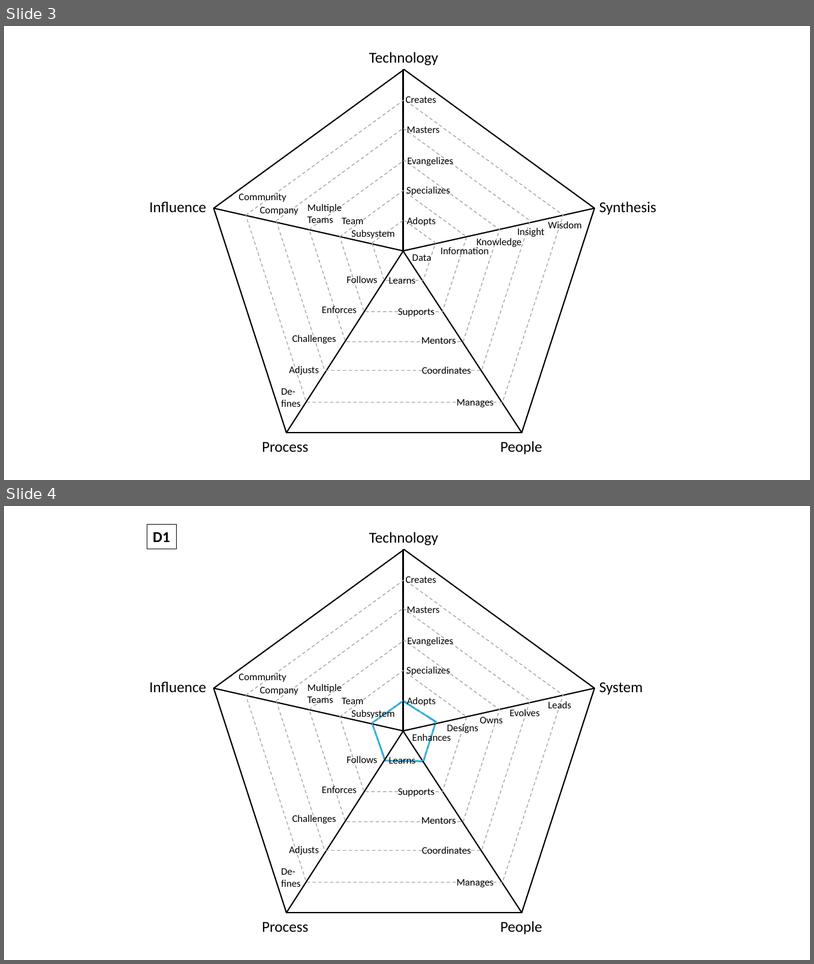
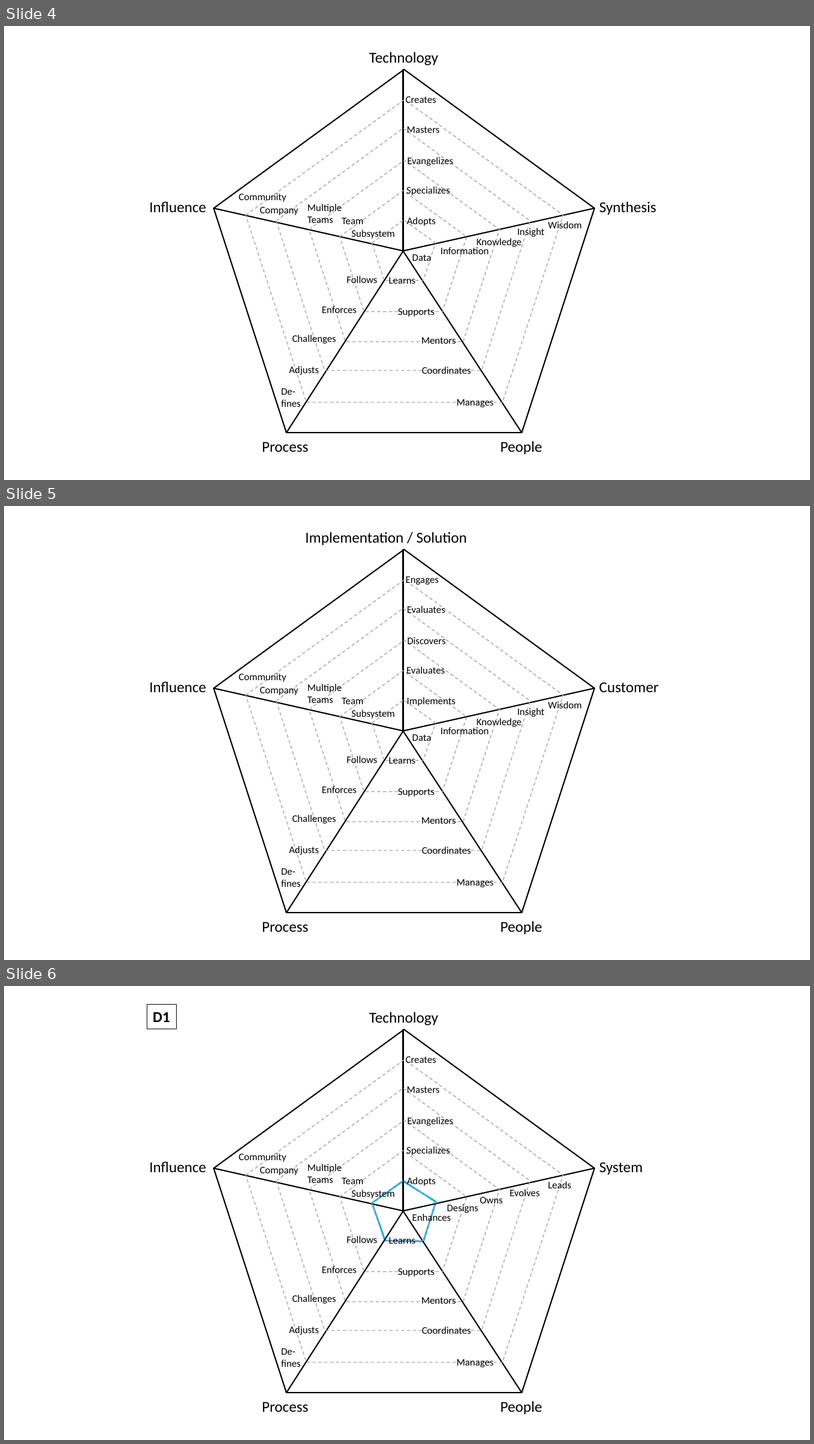
Before and after one commit to pgoodwin/engineeringladders, a slide deck: charts/charts.pptx. Shown one above the other, each under a label of ours: slides 3 and 4 before the commit, slides 4, 5 and 6 after it. The pictures are 814x964 and 814x1444 pixels, drawn with LibreOffice and Linux fonts; fonts in the diff are those of the drawing. Boxes give left, top, right and bottom in pixels: in the first picture for what was removed or moved away, otherwise in the second. Text is boxed around its words. In the diff, an @@ line names an element or a change of style, - is before the commit and + after.

```diff
--- a/charts/charts.pptx
+++ b/charts/charts.pptx
@@ slide 5 added at bbox=[4, 506, 810, 960], background #FFFFFF @@
@@ group added at bbox=[149, 532, 659, 934]: 30 texts, 6 pentagons, 5 lines @@
+Implements
+Evaluates
+Discovers
+Evaluates
+Engages
+Implementation / Solution
+Data
+Information
+Knowledge
+Insight
+Wisdom
+Customer
+Subsystem
+Team
+Multiple
+Teams
+Company
+Community
+Influence
+People
+Process
+Learns
+Supports
+Mentors
+Coordinates
+Manages
+Follows
+Enforces
+Challenges
+Adjusts
+De-
+fines
@@ what was slide 3 is now slide 4 @@
@@ what was slide 4 is now slide 6 @@
```
Also in this commit, not shown: 1 other slide added, 1 other file.
